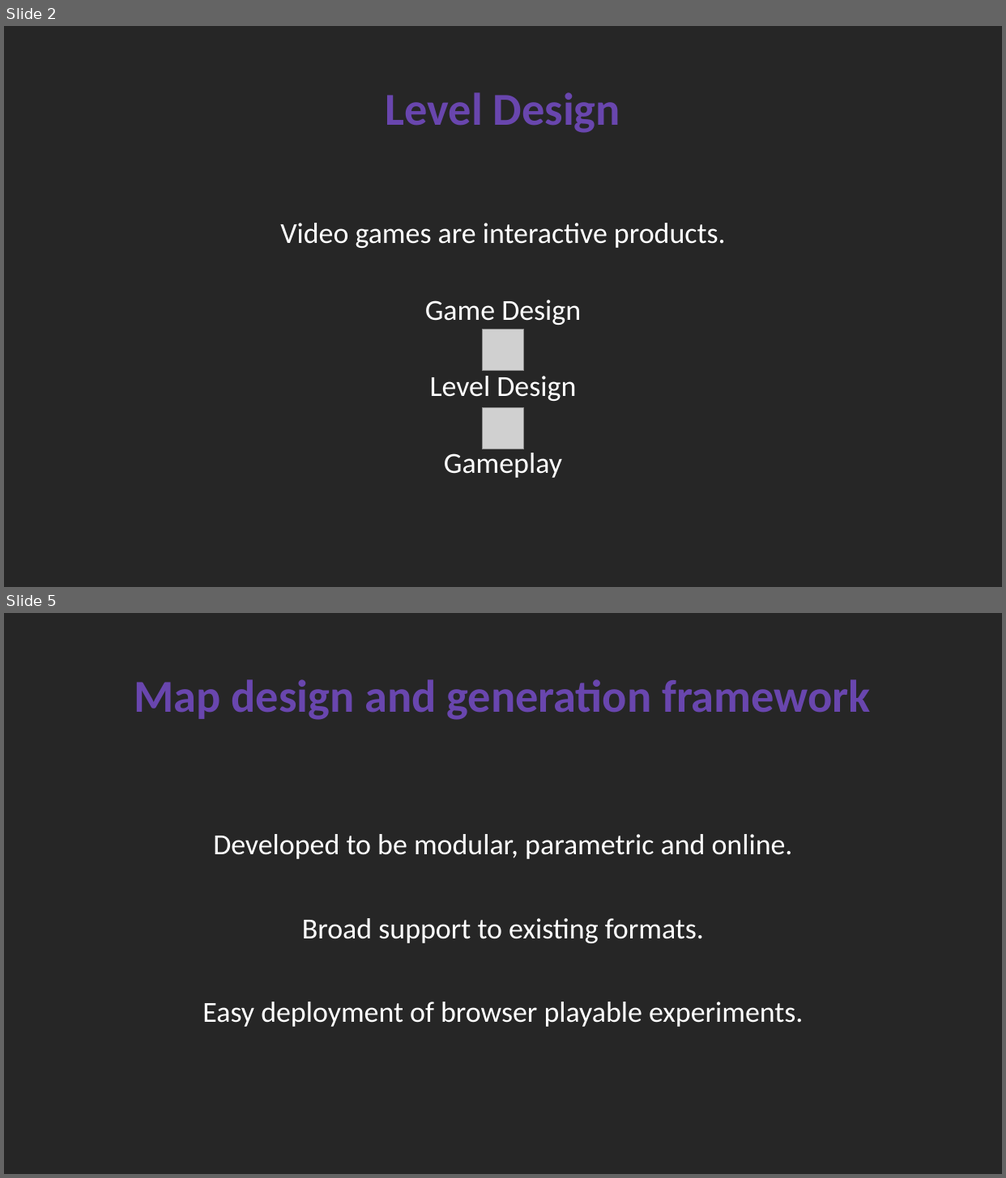
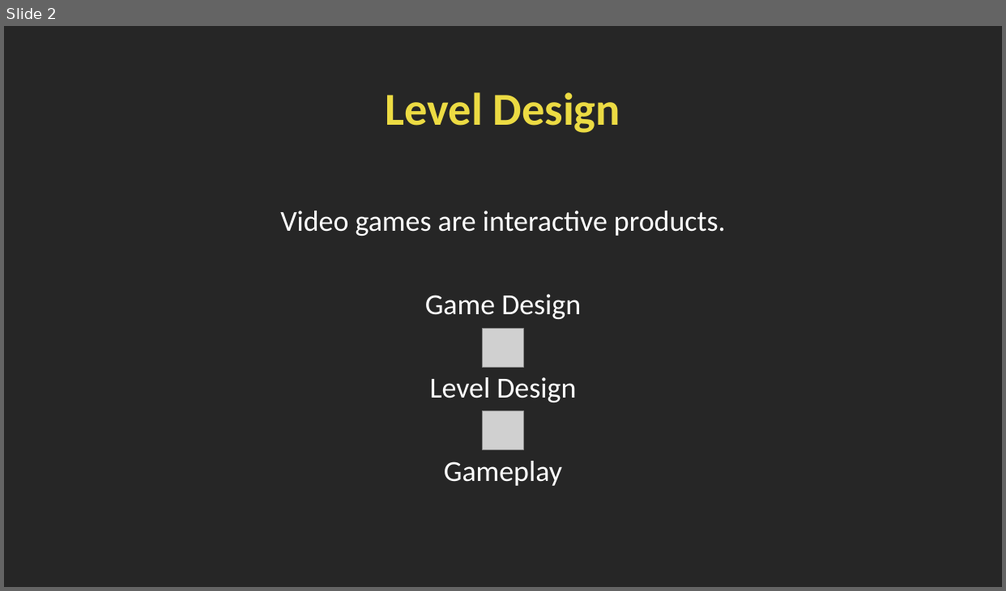
Before and after one commit to SimoDedo/ProjectArena, a slide deck: Presentation/An Online Framework for User-Based Analysis of Maps in First Person Shooters.pptx. Shown one above the other, each under a label of ours: slides 2 and 5 before the commit, slide 2 after it; the slides between them are not shown. The pictures are 1006x1178 and 1006x591 pixels, drawn with LibreOffice and Linux fonts; fonts in the diff are those of the drawing; grey boxes stand for pictures. Boxes give left, top, right and bottom in pixels: in the first picture for what was removed or moved away, otherwise in the second. Text is boxed around its words. In the diff, an @@ line names an element or a change of style, - is before the commit and + after.

```diff
--- a/Presentation/An Online Framework for User-Based Analysis of Maps in First Person Shooters.pptx
+++ b/Presentation/An Online Framework for User-Based Analysis of Maps in First Person Shooters.pptx
@@ slide 5 removed at box(4, 613, 1002, 1174), background #262626 @@
@@ title removed at box(134, 679, 871, 720) @@
-Map design and generation framework
@@ text removed at box(202, 834, 803, 1027) @@
-Developed to be modular, parametric and online.
-Broad support to existing formats.
-Easy deployment of browser playable experiments.
@@ slide 2 changed as well @@
@@ title "Level Design" at box(385, 92, 620, 133): text colour #6946AE to #ECDB43 @@
@@ text "Video games are interactive products.": place and size @@
-text "Video games are interactive products." at box(280, 223, 726, 478)
+text "Video games are interactive products." at box(280, 211, 726, 486)
@@ text "Video games are interactive products." at box(280, 211, 726, 486): line spacing 0.8 to 0.9 @@
@@ picture: place and size @@
-picture at box(483, 329, 524, 371)
+picture at box(483, 328, 524, 367)
@@ picture: place and size @@
-picture at box(483, 408, 524, 450)
+picture at box(483, 412, 524, 450)
```
Also in this commit, not shown: 15 other slides changed, 3 slides added, 2 other slides removed, 6 other files.
